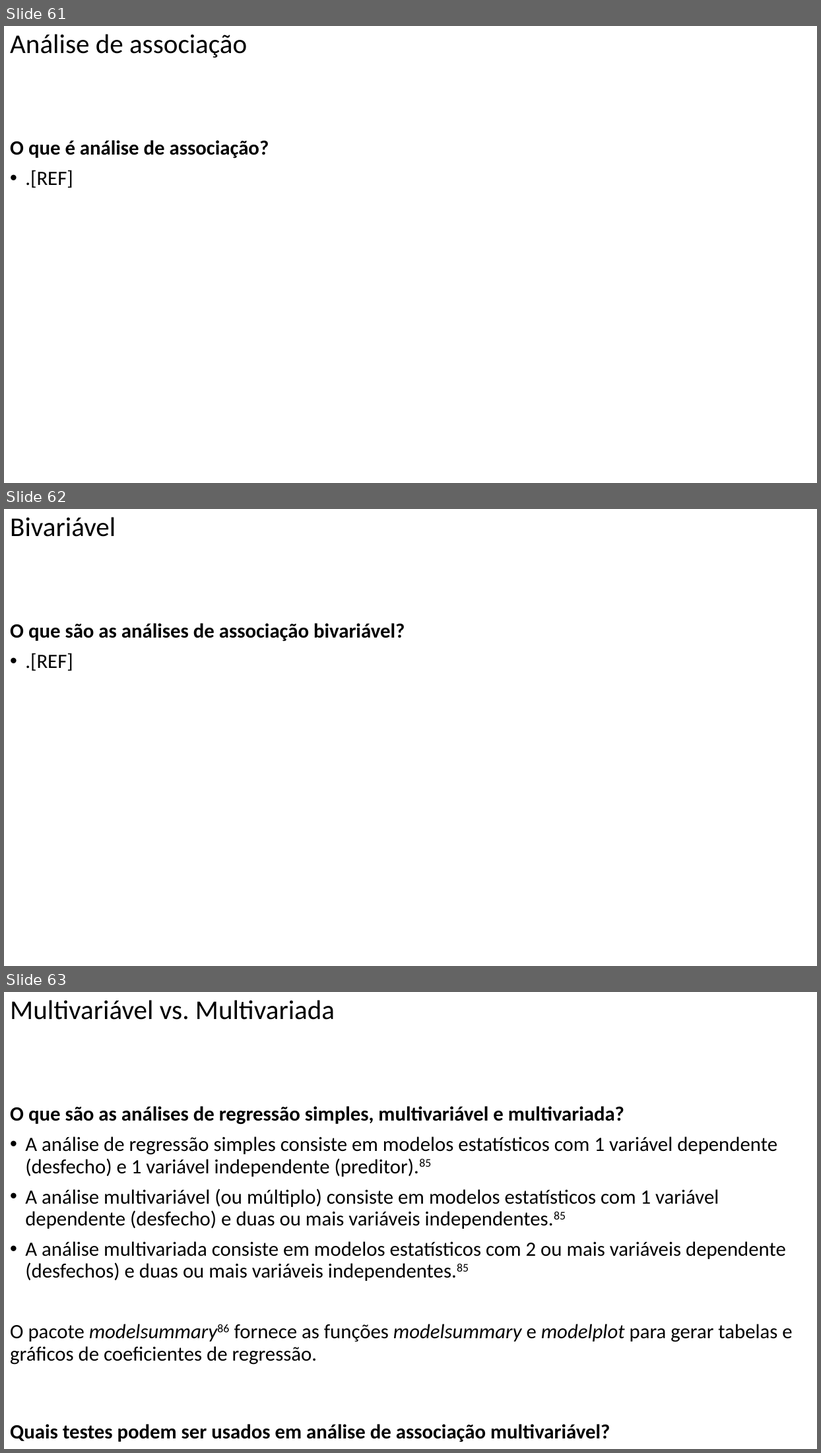
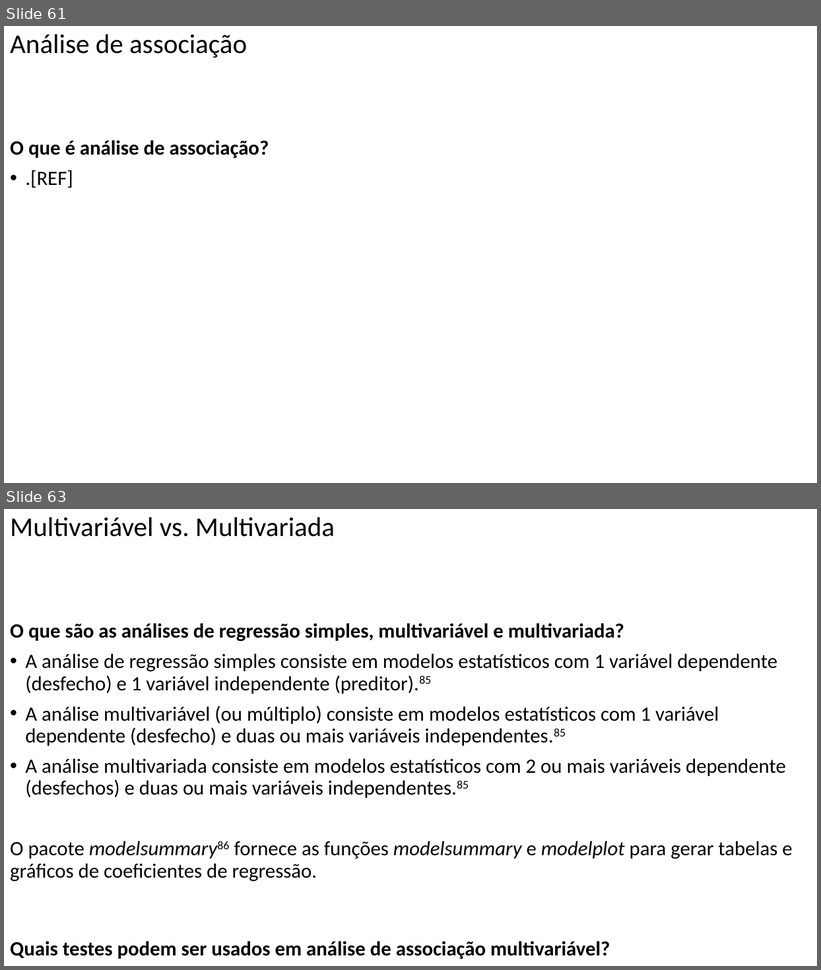
Before and after one commit to FerreiraAS/Ciencia-com-R, a slide deck: Ciência-com-R.pptx. Shown one above the other, each under a label of ours: slides 61, 62 and 63 before the commit, slides 61 and 63 after it; the slides between them are not shown. The pictures are 821x1453 and 821x970 pixels, drawn with LibreOffice and Linux fonts; fonts in the diff are those of the drawing. Boxes give left, top, right and bottom in pixels: in the first picture for what was removed or moved away, otherwise in the second. Text is boxed around its words. In the diff, an @@ line names an element or a change of style, - is before the commit and + after.

```diff
--- a/Ciência-com-R.pptx
+++ b/Ciência-com-R.pptx
@@ slide 62 removed at <box>4,509,817,966</box>, background #FFFFFF @@
@@ title removed at <box>10,517,116,537</box> @@
-Bivariável
@@ text removed at <box>10,623,405,671</box> @@
-O que são as análises de associação bivariável?
-• .[REF]
```
Also in this commit, not shown: 1 slide changed, 1 slide added, 45 other files.
